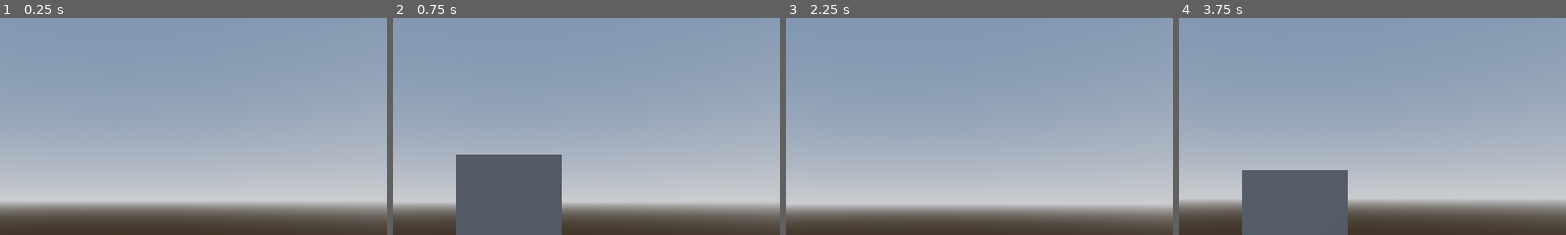
Above: before the commit, frames 1-4 (left to right).
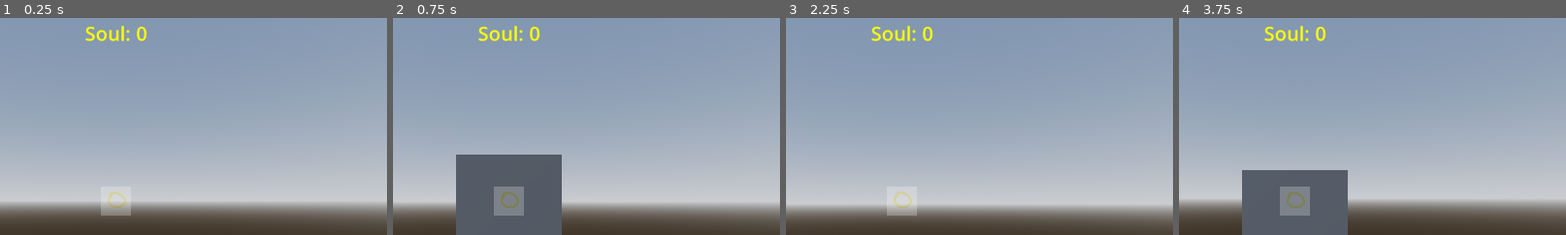
Above: after the commit, the same moments.

Repository: MarGamaDev/wolfenlike
Game: Godot game, scene res://Player/player test/player_test.tscn
The game is run twice, just before and just after one commit, with the same random seed, the same clock (stepped at 60 frames per second) and the same inputs.
Inputs (mouse positions are % of the whole screen's width and height, from its top left):
- Up to frame 1 (0.25 s): no input
- Up to frame 2 (0.75 s): tap Enter at 0.5 s; move the mouse to (55, 50) at 0.52 s; hold W (player_forward) from 0.53 s (still down); click (55, 50) at 0.6 s
- Up to frame 3 (2.25 s): keep holding W (player_forward); move the mouse to (45, 50) at 1.27 s; right-click (45, 50) at 1.35 s; tap Space (space) at 2, 2.1 s; move the mouse to (52, 48) at 2.02 s
- Up to frame 4 (3.75 s): keep holding W (player_forward); tap Enter at 2.75 s; move the mouse to (49, 52) at 2.77 s; tap T (test_stop_dash) at 2.85 s; tap Space (space) at 3.5 s; move the mouse to (57, 51) at 3.52 s; click (57, 51) at 3.6 s
The pictures show only the part of the screen within x 35-85%, y 8-58%; the shares and areas given below are measured in that part.

The runs differ from the first frame. In frame 1, 0.9% of the frame differs, in the area x 22-38%, y 3-92%; in frame 2, 1.5%; in frame 3, 0.8%; in frame 4, 1.5%.

Commit message:
stopping working for now

Diff:
--- a/Player/Forms/rook_form.gd
+++ b/Player/Forms/rook_form.gd
@@ -3,6 +3,8 @@
 @export var cardinal_move_boost : float = 2.0
 @export var diagonal_move_penalty : float = 0.5
 @export var charge_speed : float = 4
+
+@export var starting_soul : int = 10
 
 var dash_active : bool = false
 var dash_direction : Vector3
@@ -14,6 +16,7 @@
 	super(set_player)
 	weapon = load("res://Player/weapons/rooket_launcher.tscn").instantiate()
 	player.get_weapon_holder().add_child(weapon)
+	player.current_remaining_soul = starting_soul
 
 func handle_directional_input(input_vector : Vector2, delta : float) -> void:
 	super(input_vector, delta)
--- a/Player/player test/player_test.tscn
+++ b/Player/player test/player_test.tscn
@@ -68,7 +68,6 @@
 mesh = SubResource("CapsuleMesh_40dfu")
 
 [node name="temp ui" type="Control" parent="." unique_id=330087350]
-visible = false
 layout_mode = 3
 anchors_preset = 15
 anchor_right = 1.0
@@ -78,6 +77,7 @@
 mouse_filter = 2
 
 [node name="TextureRect" type="TextureRect" parent="temp ui" unique_id=52880522]
+modulate = Color(1, 1, 1, 0.23921569)
 layout_mode = 1
 anchors_preset = 15
 anchor_right = 1.0
@@ -89,3 +89,19 @@
 grow_horizontal = 2
 grow_vertical = 2
 texture = ExtResource("2_40dfu")
+
+[node name="SoulTestLabel" type="Label" parent="temp ui" unique_id=359910880]
+layout_mode = 1
+anchors_preset = -1
+anchor_left = 0.5
+anchor_right = 0.5
+anchor_bottom = 0.065000005
+offset_left = -110.0
+offset_top = 55.0
+offset_right = 110.0
+offset_bottom = 46.879997
+grow_horizontal = 2
+theme_override_colors/font_color = Color(1, 1, 0, 1)
+theme_override_font_sizes/font_size = 29
+text = "Soul: 0"
+horizontal_alignment = 1
--- a/Player/player.gd
+++ b/Player/player.gd
@@ -13,6 +13,8 @@
 
 @export var test_form : int
 @export var test_form_list : Array[PlayerForm]
+
+var current_remaining_soul : int = 0
 
 func _ready():
 	##TODO create a basic loading system? currently just have the different forms as child of player since there will be limited amounts
@@ -51,3 +53,7 @@
 
 func get_weapon_holder() -> Node3D:
 	return $Head/Camera3D/WeaponHolder
+
+##TESTING STUFF
+#signal update_soul_text(text : String)
+#func update_soul_label(text : String):
